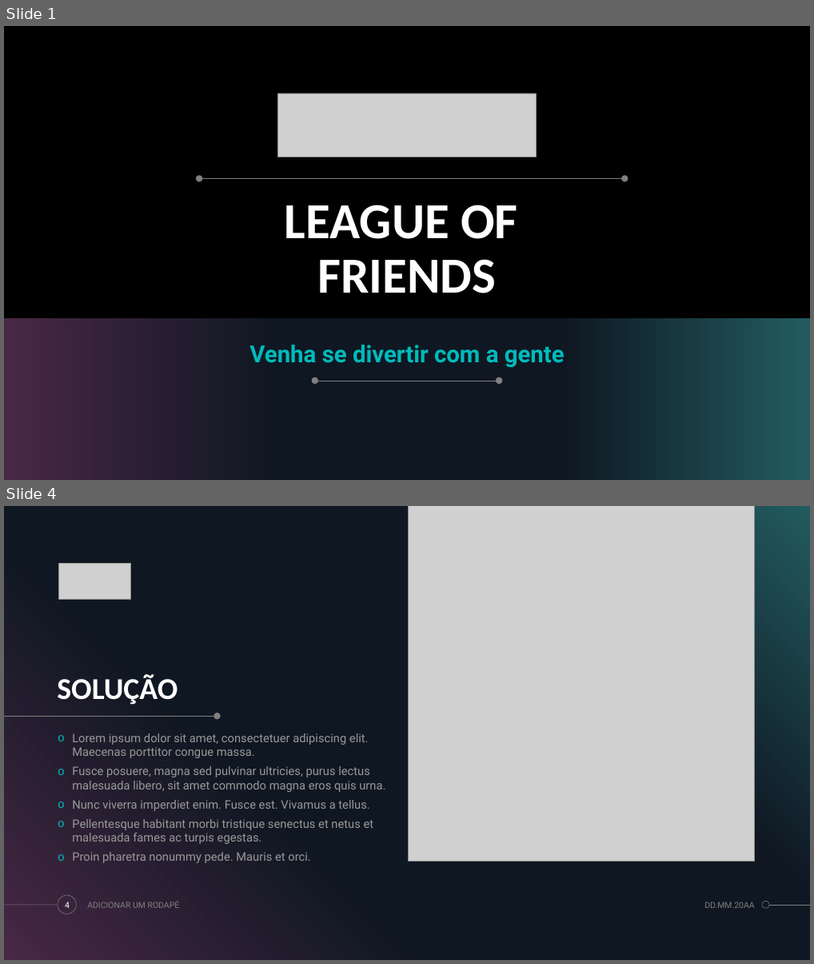
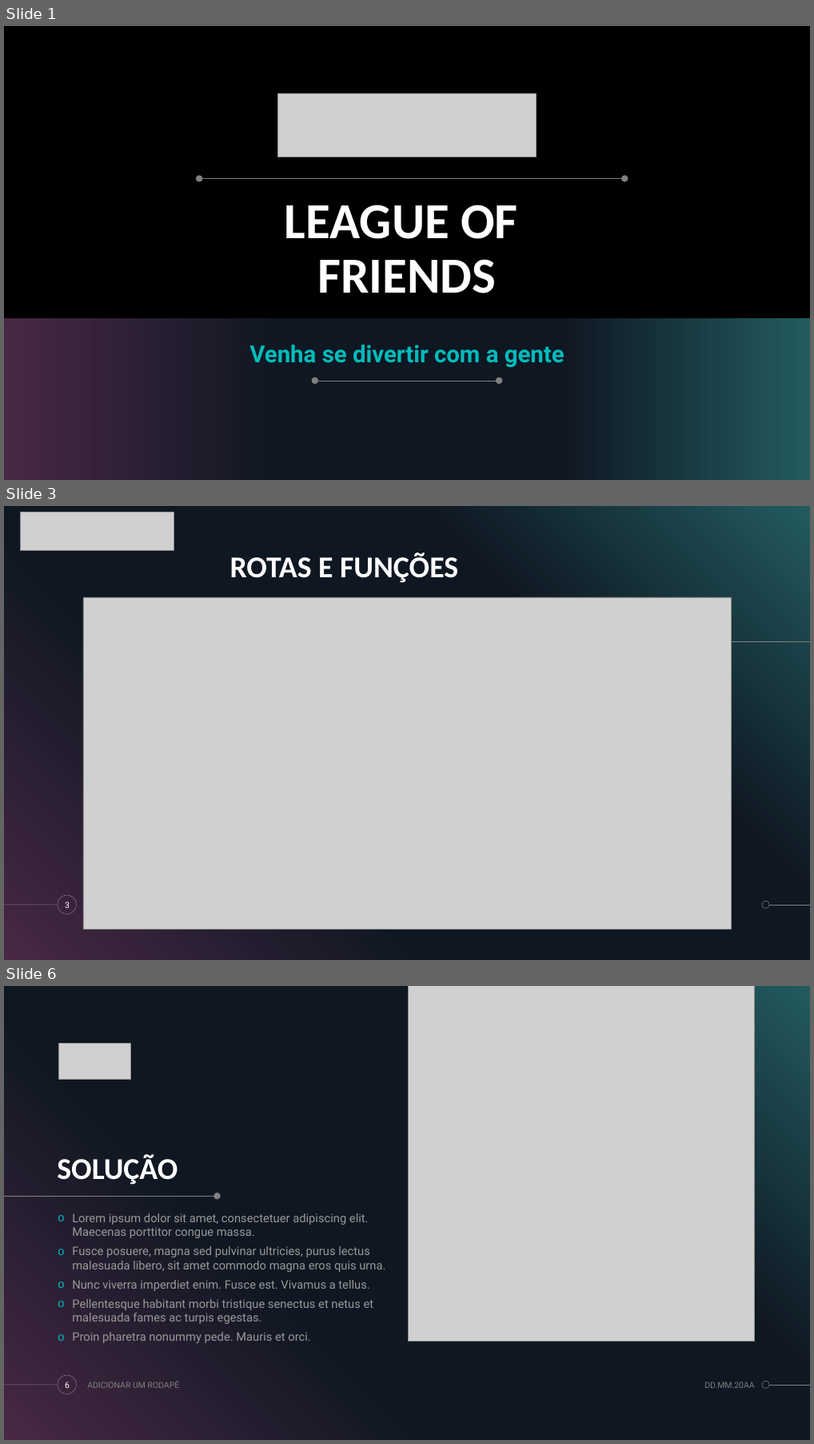
Before and after one commit to DanDan0608/Projeto-Individual, a slide deck: Apresentação-projeto-individual.pptx. Shown one above the other, each under a label of ours: slides 1 and 4 before the commit, slides 1, 3 and 6 after it; the slides between them are not shown. The pictures are 814x964 and 814x1444 pixels, drawn with LibreOffice and Linux fonts; fonts in the diff are those of the drawing; grey boxes stand for pictures; background and template pictures are left out. Boxes give left, top, right and bottom in pixels: in the first picture for what was removed or moved away, otherwise in the second. Text is boxed around its words. In the diff, an @@ line names an element or a change of style, - is before the commit and + after.

```diff
--- a/Apresentação-projeto-individual.pptx
+++ b/Apresentação-projeto-individual.pptx
@@ slide 3 added at [4, 506, 810, 960], background #000000; not listed: 5 template elements that a slide beside it also shows @@
@@ picture added at [20, 512, 174, 550] @@
@@ title added at [230, 552, 458, 583], 36 pt, text #FFFFFF, bold @@
+ROTAS E FUNÇÕES
@@ picture added at [83, 597, 731, 929] @@
@@ line added from (810, 641) to (467, 641), #808080 0.5 pt @@
@@ page number added at [65, 901, 70, 908], 10 pt, text #FFFFFF @@
+3
@@ what was slide 4 is now slide 6 @@
@@ page number at [65, 1381, 70, 1388]: text changed @@
-4
+6
```
Also in this commit, not shown: 1 slide changed, 2 other slides added, 1 slide removed, 13 other files.
